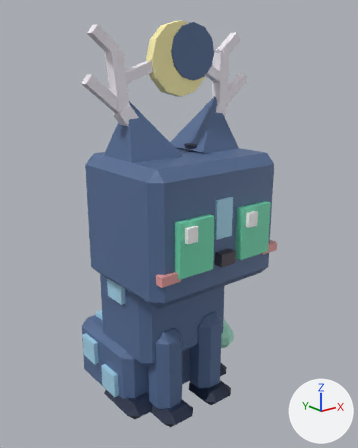
The FBX model assets/clean-a-cat/exports/CleanACat_Cat_Moonstag_Sit_Lite.fbx as it was, and as the next commit left it.
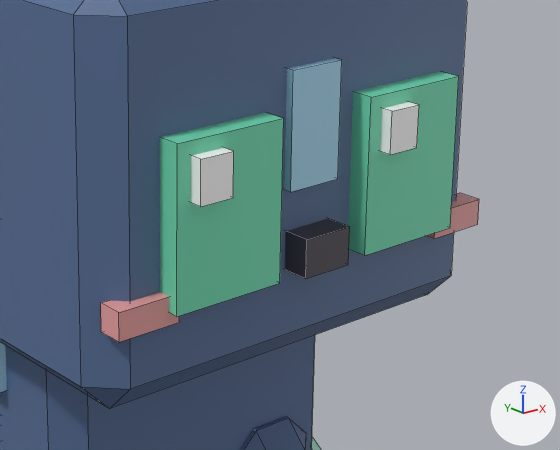
Each version appears first whole from a camera (50 mm lens) standing at (-0.0173, -0.0237, 0.0204) and looking at (0.0014, -0.0004, 0.0111), and next in a close-up on the part from 34% to 85% of the width and 40% to 72% of the height. Every picture has the same lights, and +X, +Y and +Z are marked at lower right. The last two pictures show the newer version. The close-ups show mesh edges as thin lines. Where no turn or scale is listed for an object, it has been applied to the vertices.

In view in the first close-up: 'CleanACat_Cat_Moonstag_Sit_Lite_Body', 'CleanACat_Cat_Moonstag_Sit_Lite_Eye1', 'CleanACat_Cat_Moonstag_Sit_Lite_Eye2', 'CleanACat_Cat_Moonstag_Sit_Lite_Head', 'CleanACat_Cat_Moonstag_Sit_Lite_LegF1' and 1 more.
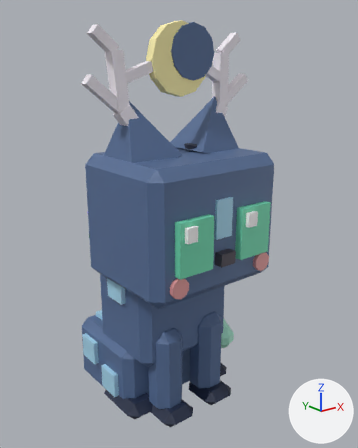
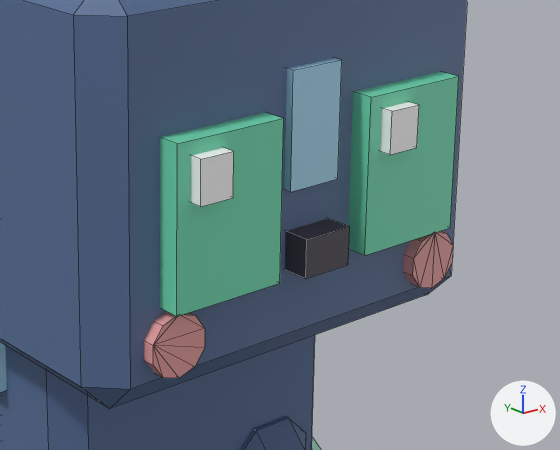
Boxes [x1, y1, x2, y2] around the edits, measured in the close-ups (560 x 450 px):
'CleanACat_Cat_Moonstag_Sit_Lite_Head', reshaped: before [0, 0, 479, 408]; after [0, 0, 467, 408]
part 1 of me_cleanacat_cat_moonstag_sit_lite_head, added (brown): after [403, 231, 453, 288]
part 2 of me_cleanacat_cat_moonstag_sit_lite_head, deleted (brown): before [427, 193, 479, 239]
part 3 of me_cleanacat_cat_moonstag_sit_lite_head, reshaped: before [101, 292, 179, 342]; after [144, 312, 205, 378]

The edits, one by one:
me_cleanacat_cat_moonstag_sit_lite_head is used by ob_cleanacat_cat_moonstag_sit_lite_head; location (0.0, -0.00095, 0.00969).
me_cleanacat_cat_moonstag_sit_lite_head had 56 vertices, 50 faces and spanned x -0.00437..0.00437, y -0.00537..0.00219, z -0.00095..0.00627.
me_cleanacat_cat_moonstag_sit_lite_head now has 80 vertices, 90 faces and spans x -0.00437..0.00437, y -0.00537..0.00219, z -0.00095..0.00627.
me_cleanacat_cat_moonstag_sit_lite_head part 1: a new loose piece, a 10-sided cylinder along y spanning x 0.00246..0.00352, y -0.00508..-0.00461, z -0.00034..0.00077, in mat_cleanacat_palette.
me_cleanacat_cat_moonstag_sit_lite_head part 2: the loose piece of 8 vertices spanning x 0.00299..0.00419, y -0.00508..-0.00461, z 0.00063..0.00113 is deleted.
Part 3, on me_cleanacat_cat_moonstag_sit_lite_head:
4 vertices are removed from x -0.00419..-0.00299, y -0.00508..-0.00461, z 0.00063..0.00113.
6 faces are deleted.
4 vertices move from x -0.00419..-0.00299, y -0.00508..-0.00461, z 0.00063..0.00113 to x -0.00299..-0.00246, y -0.00508..-0.00461, z 0.00039..0.00077.
7 vertices are added at x -0.00352..-0.00246, y -0.00508, z -0.00034..0.00067.
9 new vertices lie (0.0, 0.00047, 0.0) away from vertices in x -0.00419..-0.00246, y -0.00508..-0.00461, z -0.00034..0.00113.
26 new faces join them.
